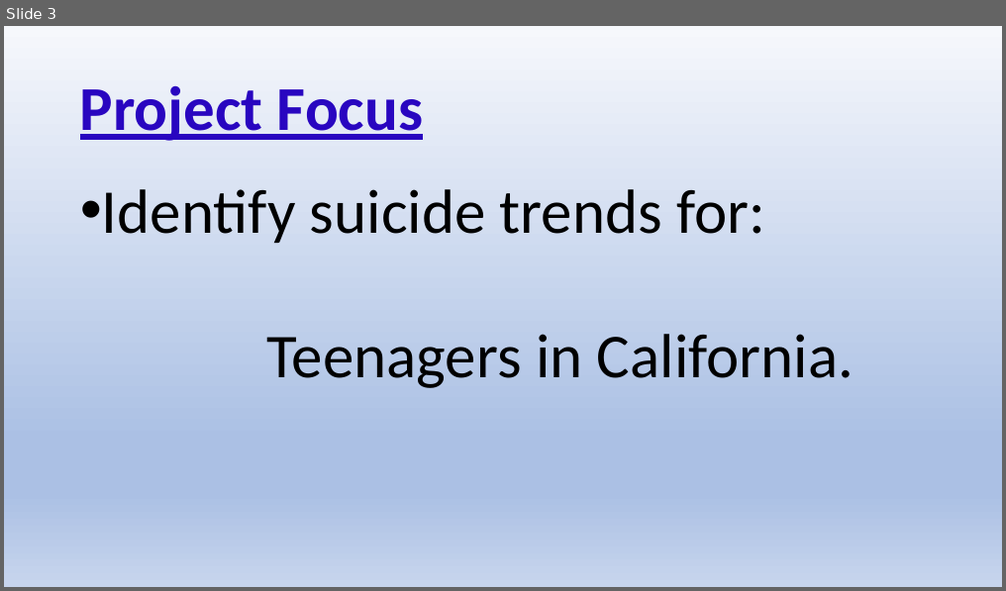
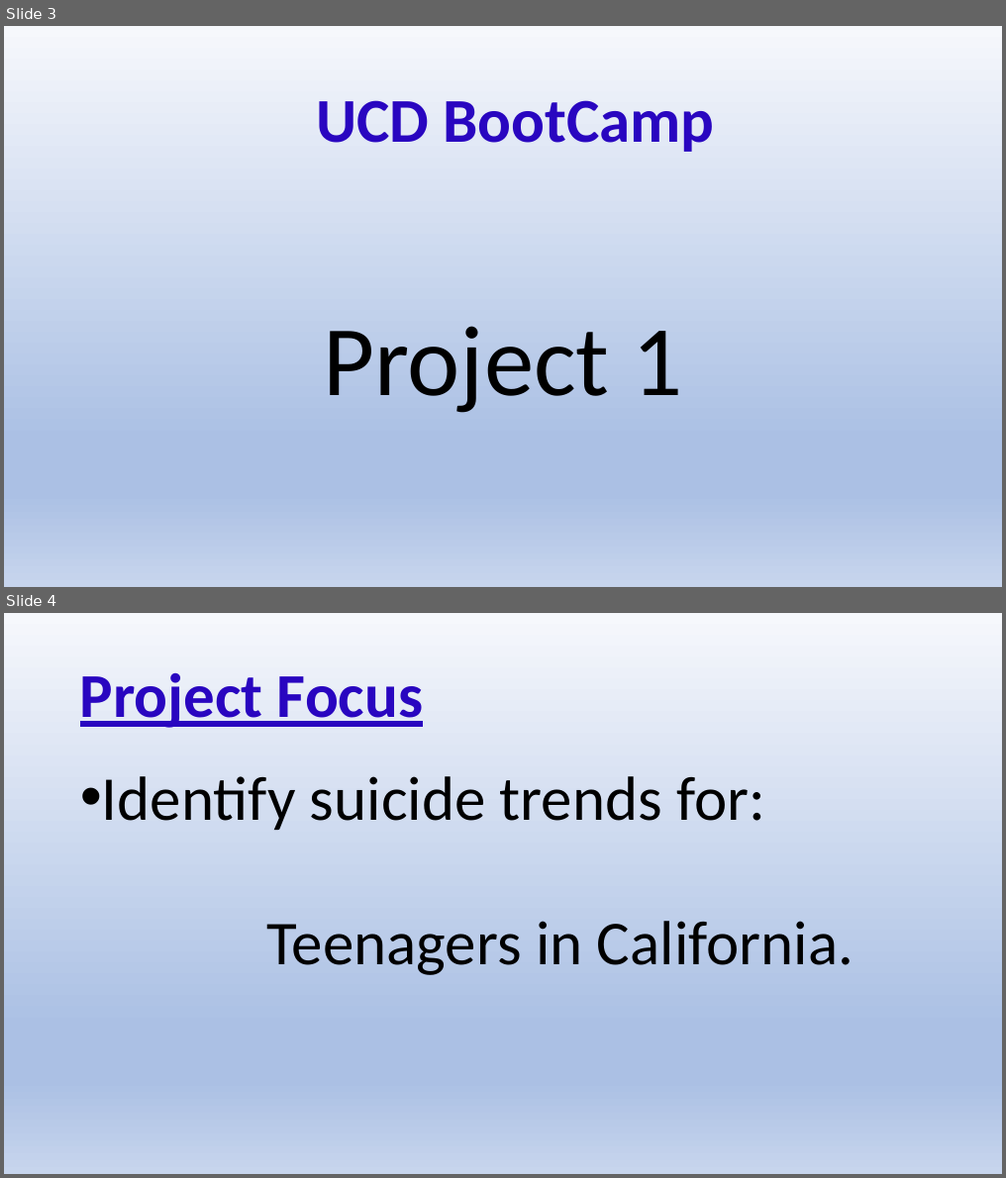
Before and after one commit to danjamthelamb/Suicide_Data_Project, a slide deck: Wed_Slides_Suicide.pptx. Shown one above the other, each under a label of ours: slide 3 before the commit, slides 3 and 4 after it. The pictures are 1006x591 and 1006x1178 pixels, drawn with LibreOffice and Linux fonts; fonts in the diff are those of the drawing. Boxes give left, top, right and bottom in pixels: in the first picture for what was removed or moved away, otherwise in the second. Text is boxed around its words. In the diff, an @@ line names an element or a change of style, - is before the commit and + after.

```diff
--- a/Wed_Slides_Suicide.pptx
+++ b/Wed_Slides_Suicide.pptx
@@ slide 3 added at (x1=4, y1=26, x2=1002, y2=587), background gradient #F6F8FC to #ABC0E4 to #C7D5ED @@
@@ text added at (x1=316, y1=100, x2=715, y2=152), 60 pt, text #2906C0, bold @@
+UCD BootCamp
@@ text added at (x1=323, y1=326, x2=682, y2=413), 96 pt, text #000000 @@
+Project 1
@@ what was slide 3 is now slide 4 @@
```
Also in this commit, not shown: 4 slides changed, 2 other slides added.
